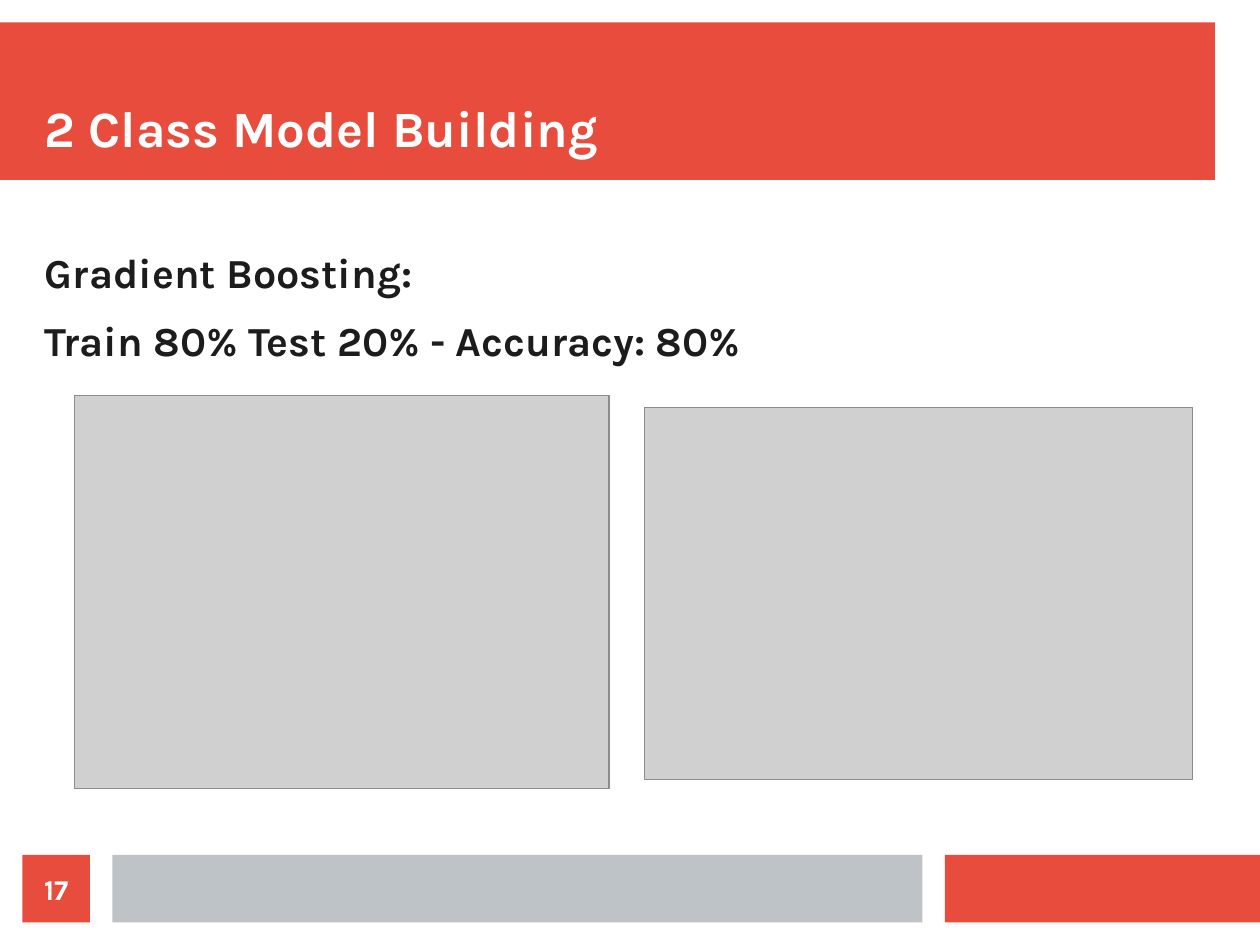
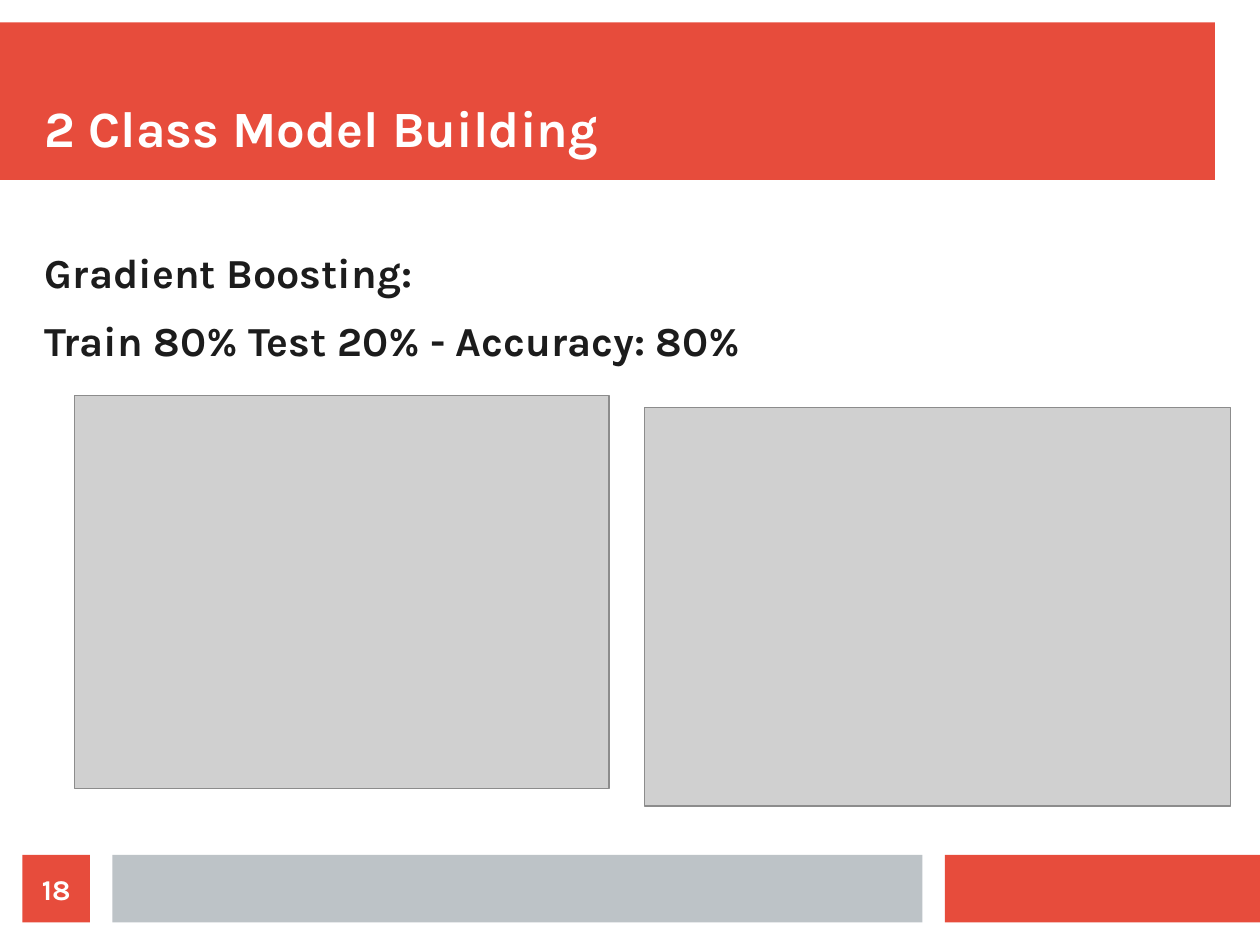
Before and after one commit to gurkpet/Solar-Panel-Market-Modeling, a slide deck: slide 18 of Solar Panel Market Modeling Presentation.odp (slide 17 before the commit). Drawn at 1260x945 pixels with LibreOffice and Linux fonts; fonts in the diff are those of the drawing; grey boxes stand for pictures. Boxes give left, top, right and bottom in pixels: in the first picture for what was removed or moved away, otherwise in the second. Text is boxed around its words. In the diff, an @@ line names an element or a change of style, - is before the commit and + after.

```diff
--- a/Solar Panel Market Modeling Presentation.odp
+++ b/Solar Panel Market Modeling Presentation.odp
@@ picture added at (645, 407, 1231, 806) @@
@@ page number at (42, 881, 71, 901): text changed @@
-17
+18
```
Also in this commit, not shown: 3 other slides changed, 2 slides added, 1 slide removed, 1 other file.
